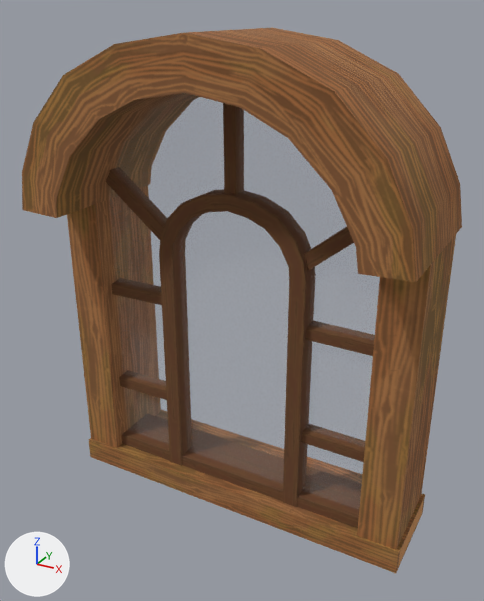
One commit to the glTF model assets/models/village/Window_Wide_Round1.gltf: the scene before it, then after it.
The view is the same before and after, from a 50 mm lens placed at (1.06, -1.88, 2.81), pointed at (0.03, 0.0, 1.87). Arrows for +X, +Y and +Z are at lower left; the lights stay in place. The picture after the commit comes second.

In view in the first picture: 'Window_Wide_Round1'.
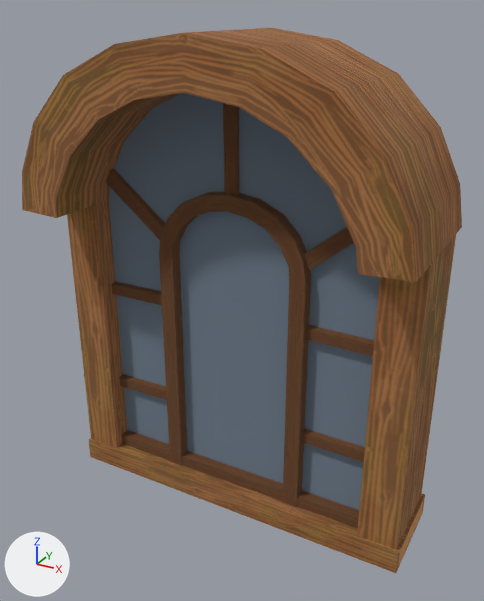
Location of each change, (x1, y1, x2, y2) in pixels of the pictures (484 x 601 px):
'Window_Wide_Round1', recoloured, surface changed
    both: (104, 91, 383, 512)

The change, as a diff of the scene's bpy script:
```diff
--- a/assets/models/village/Window_Wide_Round1.gltf.py
+++ b/assets/models/village/Window_Wide_Round1.gltf.py
@@ mat_mi_windowglass @@
 mat_mi_windowglass = principled_material('MI_WindowGlass')
-mat_mi_windowglass.base_color = (0.8, 0.8, 0.8)  # white #e7e7e7
+mat_mi_windowglass.base_color = (0.16, 0.21, 0.27)  # greyish blue #6f7e8e
 mat_mi_windowglass.roughness = 1.0
-mat_mi_windowglass.alpha = 0.0955
```
